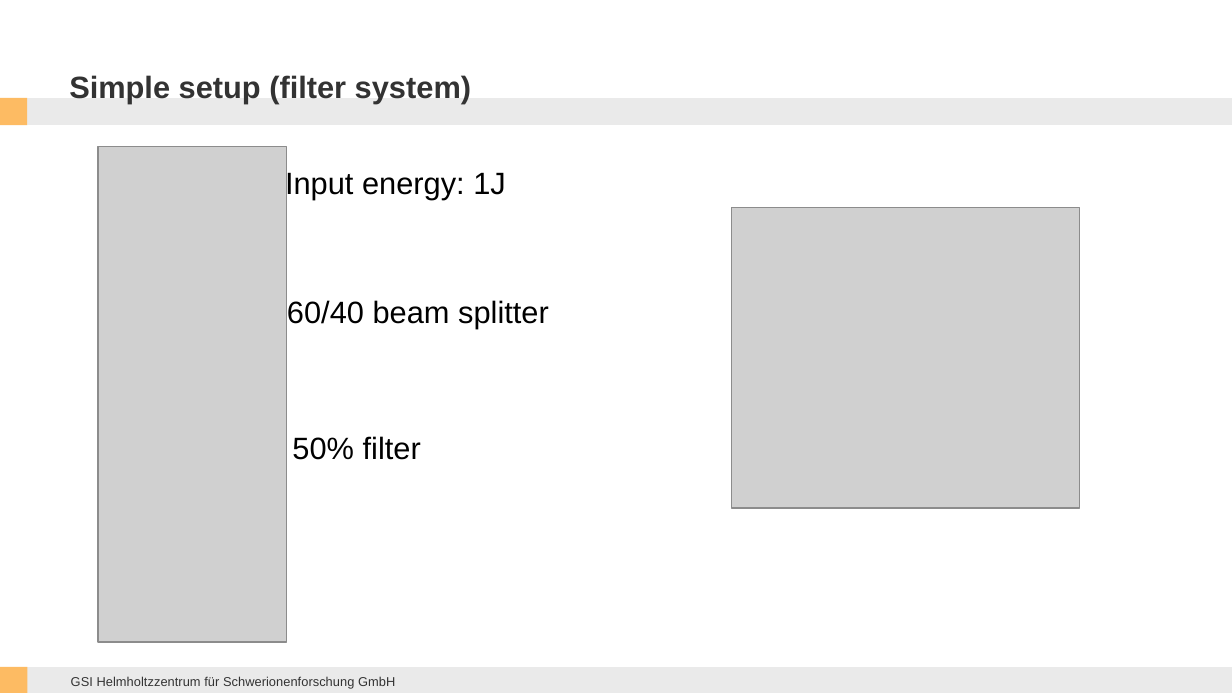
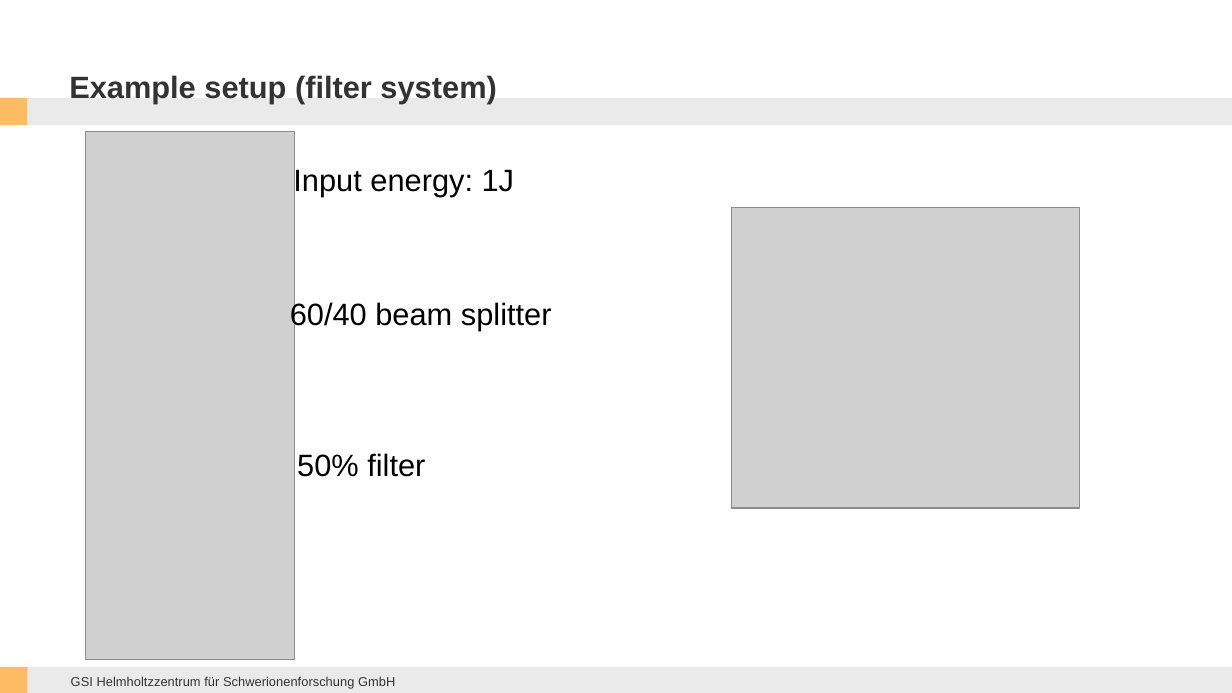
Before and after one commit to opossum-labs/opossum, a slide deck: slide 5 of book/OPOSSUM THRILL Workshop 2023.pptx (slide 4 before the commit). Drawn at 1232x693 pixels with LibreOffice and Linux fonts; fonts in the diff are those of the drawing; grey boxes stand for pictures; background and template pictures are left out. Boxes give left, top, right and bottom in pixels: in the first picture for what was removed or moved away, otherwise in the second. Text is boxed around its words. In the diff, an @@ line names an element or a change of style, - is before the commit and + after.

```diff
--- a/book/OPOSSUM THRILL Workshop 2023.pptx
+++ b/book/OPOSSUM THRILL Workshop 2023.pptx
@@ title at (69,75,496,103): text changed @@
-Simple setup (filter system)
+Example setup (filter system)
@@ picture: place and size @@
-picture at (99,147,287,642)
+picture at (85,132,294,659)
@@ text "Input energy: 1J": place and size @@
-text "Input energy: 1J" at (285,170,506,200)
+text "Input energy: 1J" at (293,166,515,196)
@@ text "50% filter": place and size @@
-text "50% filter" at (292,436,421,460)
+text "50% filter" at (297,453,425,477)
```
Also in this commit, not shown: 3 other slides changed, 2 slides added, 4 other files.
